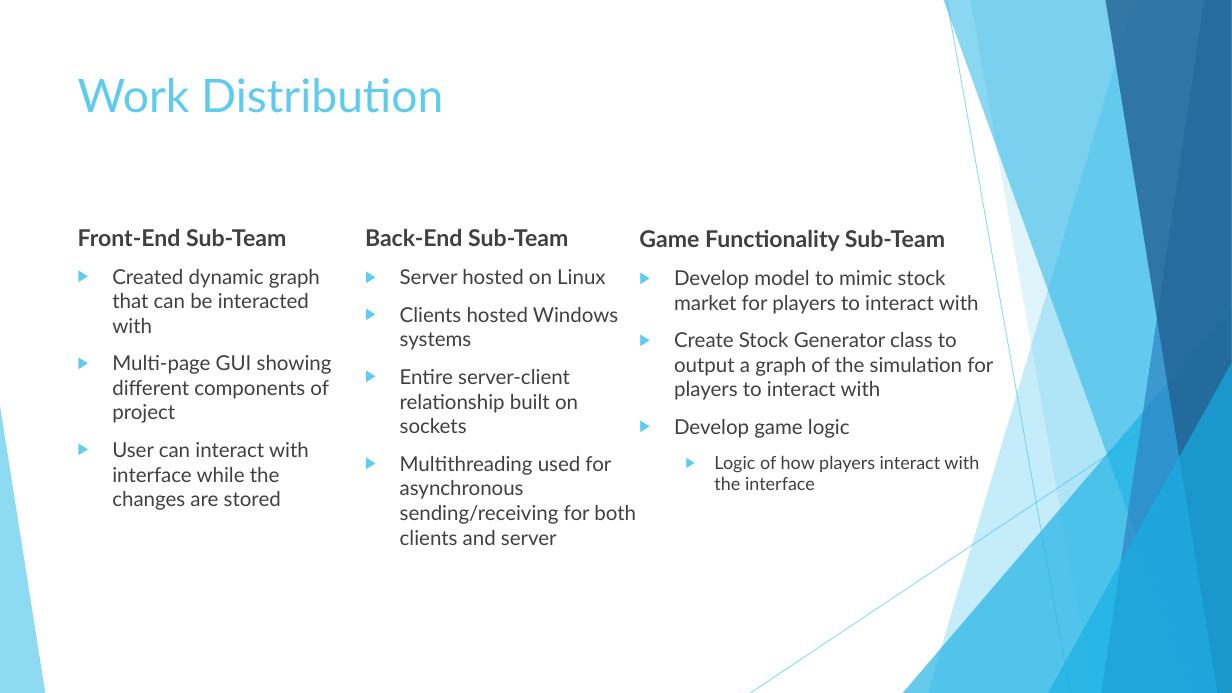
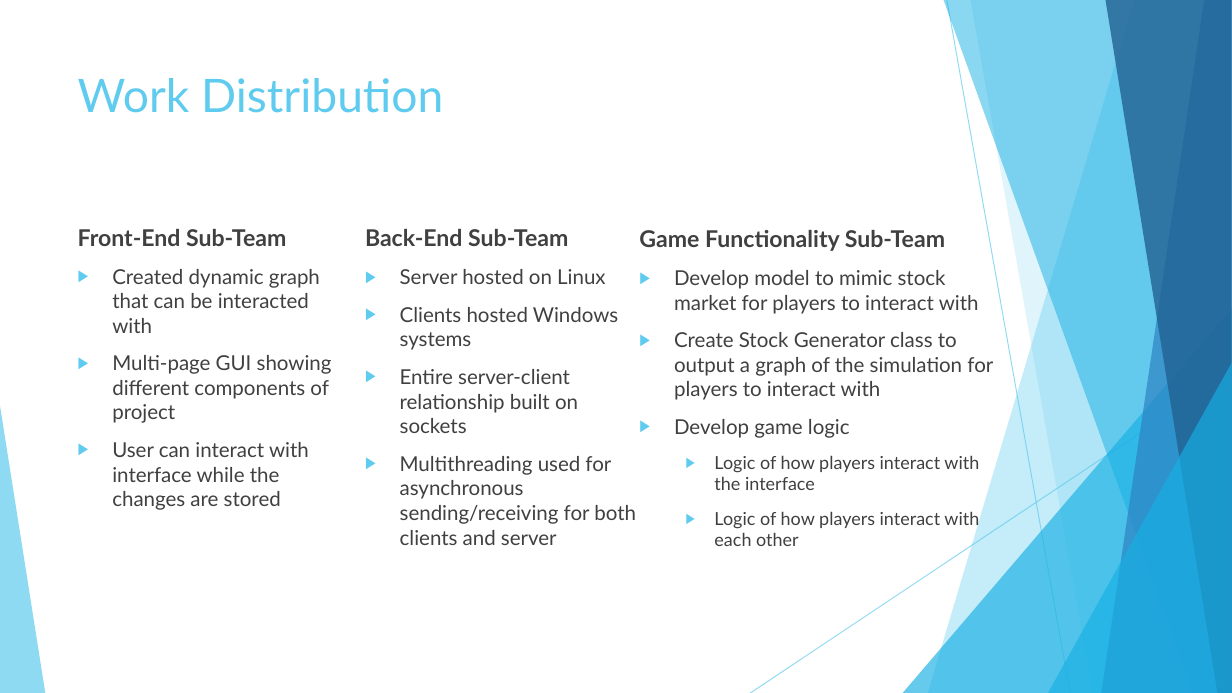
Before and after one commit to fazeelabbasi/CRASH, a slide deck: slide 5 of docs/CMPE 320 Final Group Presentation.pptx. Drawn at 1232x693 pixels with LibreOffice and Linux fonts; fonts in the diff are those of the drawing. Boxes give left, top, right and bottom in pixels: in the first picture for what was removed or moved away, otherwise in the second. Text is boxed around its words. In the diff, an @@ line names an element or a change of style, - is before the commit and + after.

```diff
--- a/docs/CMPE 320 Final Group Presentation.pptx
+++ b/docs/CMPE 320 Final Group Presentation.pptx
@@ text at (714,511,979,546): paragraph added @@
+  ▶ Logic of how players interact with each other
```
Also in this commit, not shown: 5 other slides changed, 3 slides added, 2 slides removed, 5 other files.
